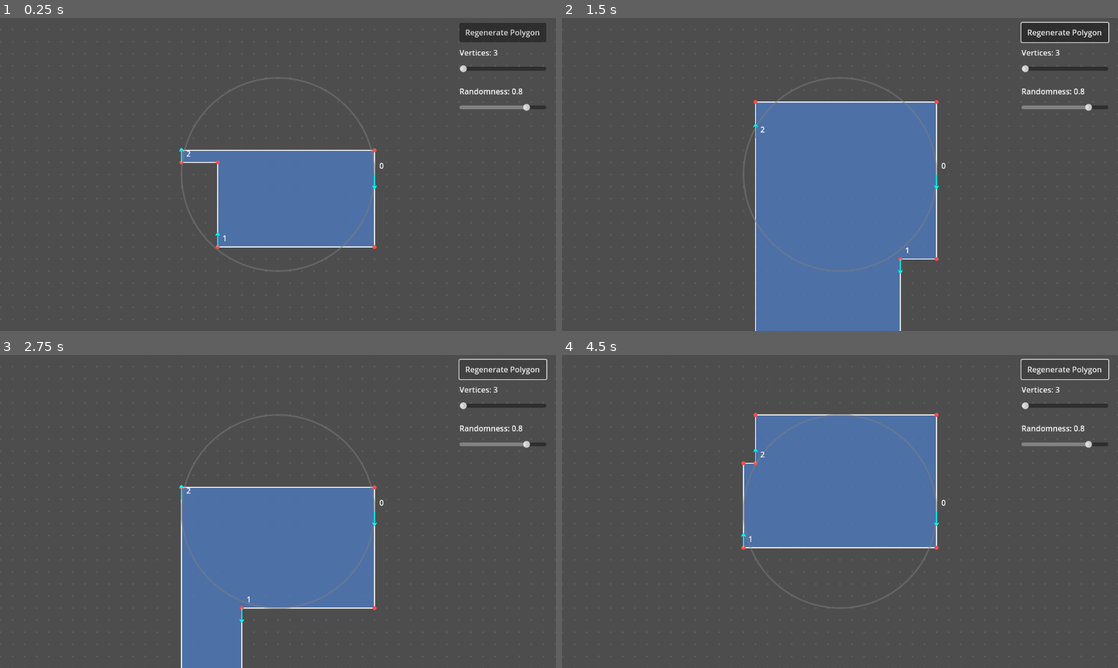
Above: before the commit, frames 1-4 (two rows, left to right).
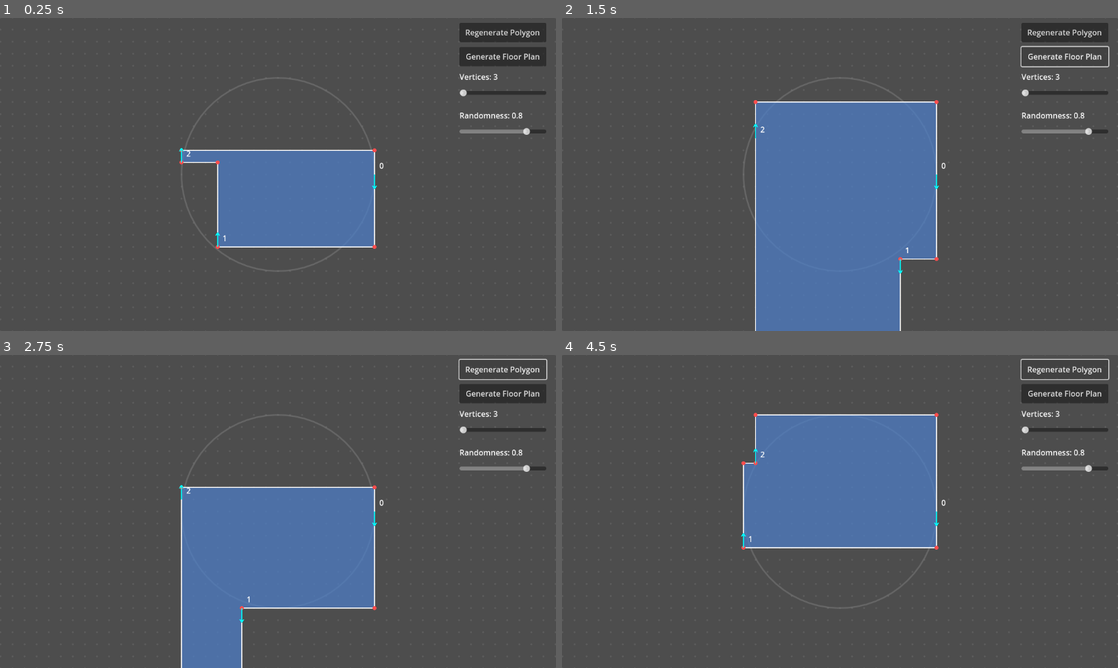
Above: after the commit, the same moments.

Repository: Combifightet/procedural-floorplan
Game: Godot game, scene res://scenes/main.tscn
Same seed, same stepped clock (60 frames per second), same inputs: the game is played once before the commit and once after it.
Inputs (mouse positions are in pixels of both pictures, inside the frame that each line leads up to):
- Up to frame 1 (0.25 s): no input
- Up to frame 2 (1.5 s): click "Regenerate Polygon" at 0.5 s; click (1062, 55) at 1.25 s, where only the run after the commit has a clickable "Generate Floor Plan"
- Up to frame 3 (2.75 s): click "Regenerate Polygon" at 2 s
- Up to frame 4 (4.5 s): click "Regenerate Polygon" at 2.75 s; tap Enter at 3.5 s; tap Space at 4.25 s

The runs differ from the first frame. In frame 1, 1.9% of the frame differs, in the area x 32-99%, y 9-74%; in frame 2, 1.6%; in frame 3, 2.1%; in frame 4, 2.1%, in the area x 32-99%, y 9-62%.
Error after the commit: Invalid type in function 'generate_floor_plan' in base 'RefCounted (FloorPlanGrid)'. The dictionary of argument 2 (Dictionary) does not have the same element t…

Commit message:
feat: initial ai try on room gen + manual cleanup

Diff:
--- a/project.godot
+++ b/project.godot
@@ -11,8 +11,9 @@
 [application]
 
 config/name="Procedural Floorplan"
+config/tags=PackedStringArray("cbf")
 run/main_scene="uid://c8r4kfj1lcsea"
-config/features=PackedStringArray("4.4", "Mobile")
+config/features=PackedStringArray("4.5", "Mobile")
 config/icon="res://icon.svg"
 
 [display]
--- a/scripts/floor_plan_grid.gd
+++ b/scripts/floor_plan_grid.gd
@@ -2,8 +2,6 @@
 class_name FloorPlanGrid
 
 ## Implements the room expansion algorithm for floor plan generation
-
-const FloorPlanCell = preload("res://scripts/floor_plan_cell.gd")
 
 var grid: Array[Array] = []
 var width: int = 0
@@ -84,7 +82,7 @@
 
 
 ## Main algorithm: Room expansion
-func generate_floor_plan(room_list: Array[int], room_ratios: Dictionary) -> void:
+func generate_floor_plan(room_list: Array[int], room_ratios: Dictionary[int, float]) -> void:
 	# First pass: Rectangular growth
 	var rooms = _build_room_set(room_list)
 
@@ -286,6 +284,16 @@
 				area += 1
 	return area
 
+
+func get_rooms() -> Array[int]:
+	var rooms: Array[int] = []
+	for y in range(height):
+		for x in range(width):
+			var cell: FloorPlanCell = get_cell(x, y)
+			if not cell.is_empty() and not cell.is_outside() and cell.room_id not in rooms:
+				rooms.append(cell.room_id)
+	rooms.sort()
+	return rooms
 
 ## Debug: Print grid
 func print_grid() -> void:
--- a/scripts/floorplan_gen.gd
+++ b/scripts/floorplan_gen.gd
@@ -10,7 +10,11 @@
 var original_points: Array[Vector2] = [] # To store the points on the circle
 var original_directions: Array[Vector2] = [] # To store the outgoing directions
 
+# Floor plan generation
+var floor_plan_grid: FloorPlanGrid = null
+
 var button: Button
+var generate_floorplan_button: Button
 var vertex_slider: HSlider
 var random_slider: HSlider
 var vertex_label: Label
@@ -48,6 +52,13 @@
 	button.size = Vector2(180, 40)
 	button.pressed.connect(_on_regenerate_button_pressed)
 	ui_container.add_child(button)
+
+	# Create floor plan generation button
+	generate_floorplan_button = Button.new()
+	generate_floorplan_button.text = "Generate Floor Plan"
+	generate_floorplan_button.size = Vector2(180, 40)
+	generate_floorplan_button.pressed.connect(_on_generate_floorplan_pressed)
+	ui_container.add_child(generate_floorplan_button)
 
 	# Create label for slider
 	vertex_label = Label.new()
@@ -100,10 +111,11 @@
 
 		# Position UI elements
 		button.position = Vector2(0, 0)
-		vertex_label.position = Vector2(0, 50)
-		vertex_slider.position = Vector2(0, 80)
-		random_label.position = Vector2(0, 130)
-		random_slider.position = Vector2(0, 160)
+		generate_floorplan_button.position = Vector2(0, 50)
+		vertex_label.position = Vector2(0, 100)
+		vertex_slider.position = Vector2(0, 130)
+		random_label.position = Vector2(0, 180)
+		random_slider.position = Vector2(0, 210)
 
 func randf_r(randomness: float) -> float:
 	randomness = clamp(randomness, 0, 1)
@@ -112,6 +124,41 @@
 func _on_regenerate_button_pressed() -> void:
 	randomize()
 	generate_new_polygon()
+
+func _on_generate_floorplan_pressed() -> void:
+	if vectors.size() < 3:
+		print("Cannot generate floor plan: polygon needs at least 3 vertices")
+		return
+
+	# Create floor plan grid from the building outline
+	floor_plan_grid = FloorPlanGrid.from_points(vectors, float(grid_scale))
+
+	if floor_plan_grid == null:
+		print("Failed to create floor plan grid")
+		return
+
+	# Define rooms to place (room IDs)
+	var rooms: Array[int] = [1, 2, 3, 4]
+
+	# Define target area ratios for each room
+	var room_ratios: Dictionary = {
+		1: 0.3,  # 30% of area
+		2: 0.25, # 25% of area
+		3: 0.25, # 25% of area
+		4: 0.2   # 20% of area
+	}
+
+	# Generate the floor plan
+	# TODO: randomly generate a number of rooms
+	floor_plan_grid.generate_floor_plan(rooms, room_ratios)
+
+	# Print debug output
+	print("\n=== Floor Plan Generated ===")
+	floor_plan_grid.print_grid()
+	print("============================\n")
+
+	# Trigger redraw to show the floor plan
+	queue_redraw()
 
 func _on_vertex_slider_changed(value: float) -> void:
 	vertices = int(value)
@@ -130,6 +177,10 @@
 	vectors = generate_building_outline()
 	vectors = simplyfy_polygon(vectors)
 	# center_polygon() # Removed auto-centering as requested
+
+	# Clear floor plan when polygon changes
+	floor_plan_grid = null
+
 	queue_redraw()
 
 func _draw() -> void:
@@ -148,8 +199,8 @@
 		var buffer = grid_scale * 2 # Added a bit more buffer
 
 		# Find the nearest grid-aligned start and end points
-		var start_x = floor((top_left.x - buffer) / grid_scale) * grid_scale
-		var start_y = floor((top_left.y - buffer) / grid_scale) * grid_scale
+		var start_x = floor((top_left.x  - buffer) / grid_scale) * grid_scale
+		var start_y = floor((top_left.y  - buffer) / grid_scale) * grid_scale
 		var end_x = ceil((bottom_right.x + buffer) / grid_scale) * grid_scale
 		var end_y = ceil((bottom_right.y + buffer) / grid_scale) * grid_scale
 
@@ -164,10 +215,19 @@
 				y += grid_scale
 			x += grid_scale
 
+	# --- Draw the generation circle ---
+	# Draw a thin grey circle outline
+	draw_arc(Vector2.ZERO, radius, 0, TAU, 64, Color(0.5, 0.5, 0.5, 0.5), 2.0, true)
+
+	# --- Draw the floor plan grid if it exists ---
+	if floor_plan_grid != null:
+		_draw_floor_plan()
+
 	# --- Draw the final generated polygon ---
 	if vectors.size() > 2:
-		# Draw filled polygon
-		draw_colored_polygon(vectors, Color(0.3, 0.5, 0.8, 0.7))
+		# Draw filled polygon with transparency if floor plan exists
+		var poly_alpha = 0.3 if floor_plan_grid != null else 0.7
+		draw_colored_polygon(vectors, Color(0.3, 0.5, 0.8, poly_alpha))
 
 		# Draw outline
 		for i in range(vectors.size()):
@@ -178,9 +238,6 @@
 		for point in vectors:
 			draw_circle(point, 4.0, Color(1.0, 0.3, 0.3)) # Red dots
 
-	# --- Draw the generation circle ---
-	# Draw a thin grey circle outline
-	draw_arc(Vector2.ZERO, radius, 0, TAU, 64, Color(0.5, 0.5, 0.5, 0.5), 2.0, true)
 
 	# --- Draw the original points and their indices ---
 	if original_points.size() > 0:
@@ -221,6 +278,45 @@
 					# Tip 2 (rotate vector 180 deg - angle)
 					var arrow_tip_2 = end_point + dir_vec.rotated(PI - arrowhead_angle) * arrowhead_length
 					draw_line(end_point, arrow_tip_2, arrow_color, 2.0)
+
+func _draw_floor_plan() -> void:
+	if floor_plan_grid == null:
+		return
+
+	var rooms: Array[int] = floor_plan_grid.get_rooms()
+	var room_count: float = rooms.size()
+
+	# Calculate the bounding box to get the offset
+	var min_x = INF
+	var min_y = INF
+	for point in vectors:
+		min_x = min(min_x, point.x)
+		min_y = min(min_y, point.y)
+
+	# Draw each cell
+	for y in range(floor_plan_grid.height):
+		for x in range(floor_plan_grid.width):
+			var cell = floor_plan_grid.get_cell(x, y)
+
+			if cell.is_outside():
+				continue
+
+			# Calculate world position
+			var world_x = min_x + x * grid_scale
+			var world_y = min_y + y * grid_scale
+			var cell_pos = Vector2(world_x, world_y)
+
+			# Draw cell based on room
+			if cell.is_empty():
+				# Draw empty cells as light gray
+				draw_rect(Rect2(cell_pos, Vector2(grid_scale, grid_scale)), Color(1.0, 0.0, 1.0, 1.0))
+			else:
+				# Draw room cells with their respective colors
+				var color: Color = Color.from_ok_hsl(rooms.find(cell.room_id)/room_count, 0.8, 0.6, 0.8)
+				draw_rect(Rect2(cell_pos, Vector2(grid_scale, grid_scale)), color)
+
+				# Draw cell border
+				draw_rect(Rect2(cell_pos, Vector2(grid_scale, grid_scale)), Color.BLACK, false, 1.0)
 
 
 func _get_invalid_dir(vec: Vector2) -> Direction:
@@ -243,27 +339,19 @@
 	if invalid_dir_2==invalid_dir:
 		invalid_dir_2 = _get_invalid_dir(vec.rotated(-2*PI/16))
 
-	print('vec: ', vec)
-	print('  -> incoming_dir:', incoming_dir)
-	print('  -> invalid_dir: ', invalid_dir)
-	print('  -> invalid_dir_2: ', invalid_dir_2)
-
 	var output_dir: Direction
 	if incoming_dir == -1:
 		@warning_ignore("integer_division")
 		output_dir = (invalid_dir+len(Direction)/2)%len(Direction) as Direction
 	else:
 		output_dir = randi_range(0, len(Direction)-1) as Direction
-	print('    -> output_dir: ', output_dir)
 	# flip direction if it is invalid
 	if output_dir == invalid_dir:
 		@warning_ignore("integer_division")
 		output_dir = (output_dir+len(Direction)/2)%len(Direction)  as Direction
-		print('    -> output_dir: ', output_dir, ' (flipped)')
 	if invalid_dir_2!=invalid_dir and output_dir == invalid_dir_2:
 		@warning_ignore("integer_division")
 		output_dir = (output_dir+len(Direction)/2)%len(Direction)  as Direction
-		print('    -> output_dir: ', output_dir, ' (flipped_2)')
 
 	# if selected output direction is the input direction rotate input clockwise untill not inside the invalid_dir
 	@warning_ignore("integer_division")
@@ -271,7 +359,6 @@
 		# assert(len(Direction)>=3, "Need at least 3 directions or this might be a `while true:` loop")
 		while true:
 			output_dir = (output_dir+1)%len(Direction) as Direction
-			print('    -> output_dir: ', output_dir, ' (rotated)')
 			@warning_ignore("integer_division")
 			if output_dir!=invalid_dir and output_dir!=invalid_dir_2 and output_dir!=(incoming_dir+len(Direction)/2)%len(Direction):
 				break
@@ -279,34 +366,22 @@
 	return output_dir
 
 func _get_connection_points(point_a: Vector2, point_b: Vector2, start_direction: Vector2) -> Array[Vector2]:
-	print('  -> _get_connection_points(')
-	print('         point_a: ', point_a)
-	print('         point_b: ', point_b)
-	print('         start_direction: ', start_direction)
-	print('     )')
-	var simple_connection: bool = start_direction.x*(point_b.x-point_a.x) > 0 or start_direction.y*(point_b.y-point_a.y) > 0
-
-	var result: Array[Vector2]
-
-	print('    -> simple_connection: ', simple_connection)
-
-	if simple_connection:
-		result = [
+	# cheack weather the connection needs zero, one or two intermediate points and return them
+	if is_equal_approx(point_a.x, point_b.x) or is_equal_approx(point_a.y, point_b.y):
+		return []
+	elif start_direction.x*(point_b.x-point_a.x) > 0 or start_direction.y*(point_b.y-point_a.y) > 0:
+		return [
 			Vector2(
-				point_a + Vector2((point_b.x-point_a.x) * abs(start_direction.x), (point_b.y-point_a.y) * abs(start_direction.y))
+				point_a + Vector2((point_b.x-point_a.x) * abs(start_direction.x),
+				(point_b.y-point_a.y) * abs(start_direction.y))
 			)
 		]
 	else:
-		result = [
-			Vector2(
-				point_a - Vector2((point_b.x-point_a.x) * abs(start_direction.x), (point_b.y-point_a.y) * abs(start_direction.y))
-			)
-		]
-		result.append(
-			2*result[0]+point_b-2*point_a
-		)
-
-	return result
+		var result: Array[Vector2] = [Vector2(point_a - Vector2((point_b.x-point_a.x) * abs(start_direction.x),
+			(point_b.y-point_a.y) * abs(start_direction.y))
+		)]
+		result.append(2*result[0]+point_b-2*point_a	)
+		return result
 
 
 func generate_building_outline() -> Array[Vector2]:
@@ -320,14 +395,14 @@
 	var total_dist: float = 0
 	for i in range(1, vertices):
 		dists.append(dists[-1]+randf_r(randomness_slider))
-	print('-------------------------')
-	print('dists: ', dists)
+	# print('-------------------------')
+	# print('dists: ', dists)
 	total_dist = dists[-1]+randf_r(randomness_slider)
 
 	for point in dists:
 		# Add points to the class variable
 		original_points.append((Vector2.from_angle(point/total_dist*2*PI) * radius).snapped(Vector2.ONE*grid_scale))
-	print('original_points: ', original_points)
+	# print('original_points: ', original_points)
 	# now connect the points in a sensible manner
 	var result: Array[Vector2] = []
 	var incoming_dir: int = -1
@@ -413,6 +488,3 @@
 		point = next_point
 
 	return simple_polygon
-
-
-### Internal building layout
Not shown, added: scripts/floor_plan_cell.gd.uid
Not shown, added: scripts/floor_plan_grid.gd.uid
